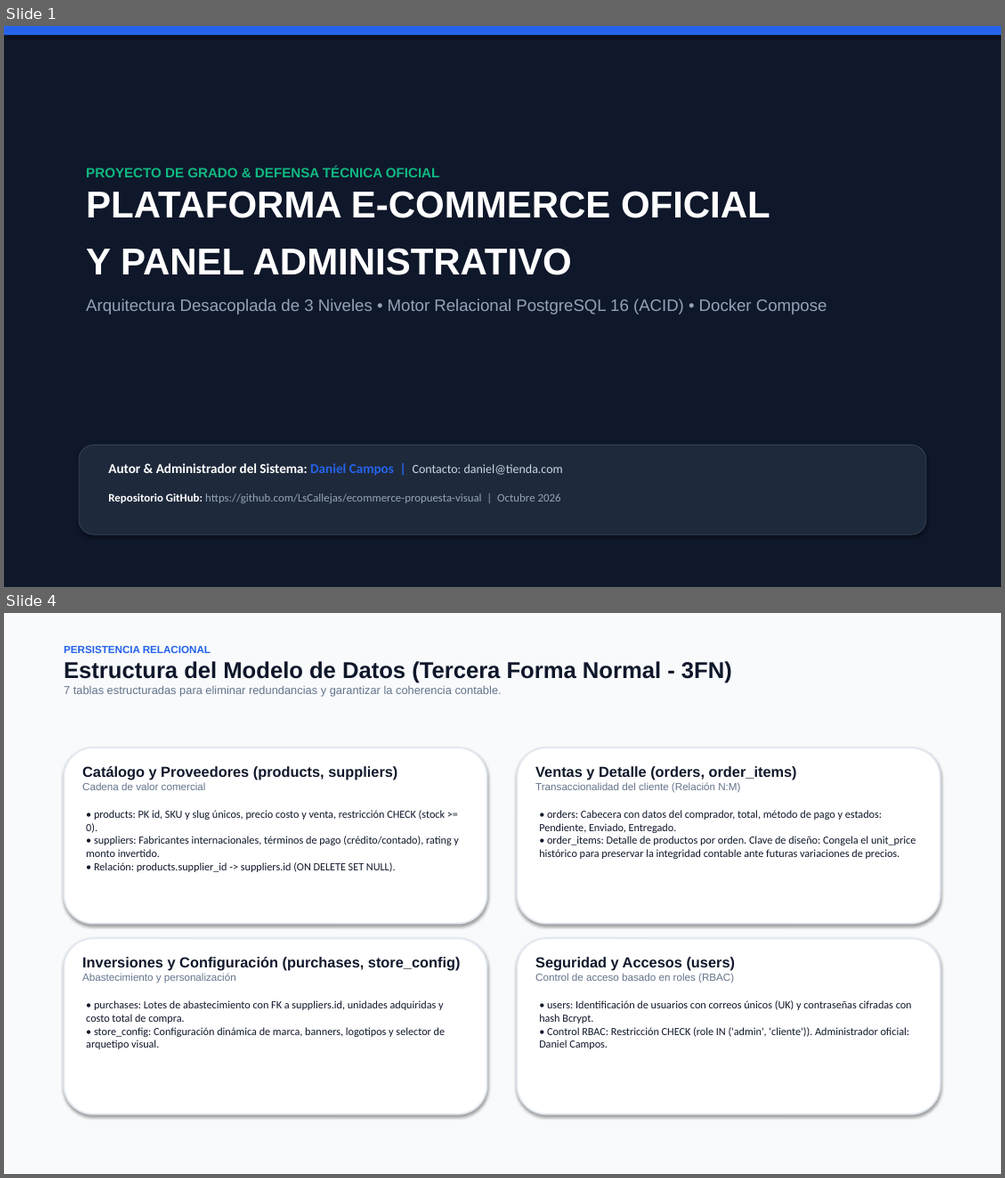
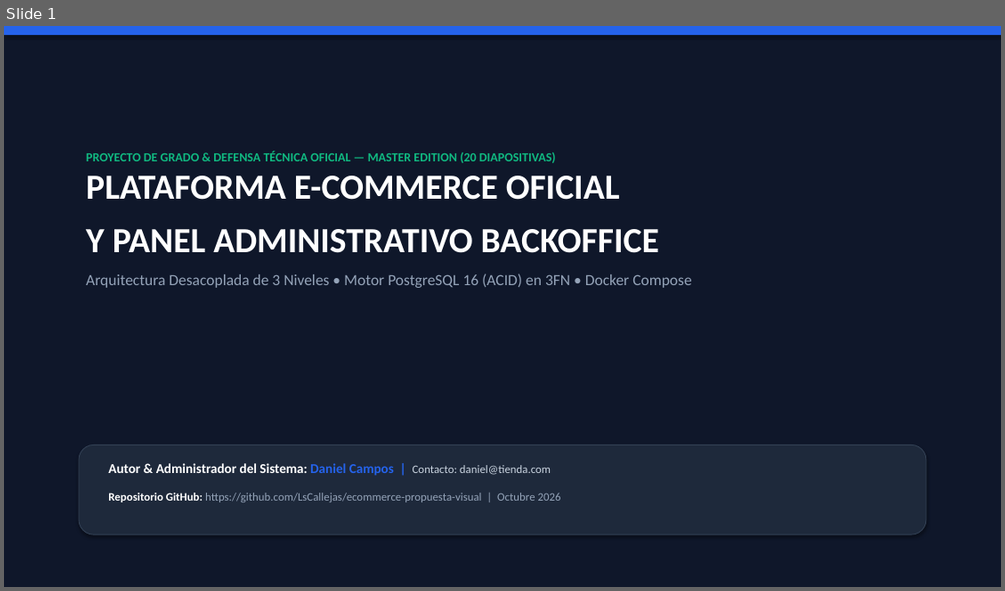
Before and after one commit to LsCallejas/ecommerce-propuesta-visual, a slide deck: docs/presentations/PRESENTACION_ECOMMERCE_Y_BASE_DE_DATOS_DANIEL_CAMPOS.pptx. Shown one above the other, each under a label of ours: slides 1 and 4 before the commit, slide 1 after it; the slides between them are not shown. The pictures are 1005x1178 and 1005x591 pixels, drawn with LibreOffice and Linux fonts; fonts in the diff are those of the drawing. Boxes give left, top, right and bottom in pixels: in the first picture for what was removed or moved away, otherwise in the second. Text is boxed around its words. In the diff, an @@ line names an element or a change of style, - is before the commit and + after.

Commit message:
feat(presentation): expand master deck to 20 comprehensive slides with in-depth architecture, code, DB, and sequence diagrams

```diff
--- a/docs/presentations/PRESENTACION_ECOMMERCE_Y_BASE_DE_DATOS_DANIEL_CAMPOS.pptx
+++ b/docs/presentations/PRESENTACION_ECOMMERCE_Y_BASE_DE_DATOS_DANIEL_CAMPOS.pptx
@@ slide 4 removed at [4,613,1001,1174], background #F8FAFC @@
@@ text removed at [64,646,732,697] @@
-PERSISTENCIA RELACIONAL
-Estructura del Modelo de Datos (Tercera Forma Normal - 3FN)
-7 tablas estructuradas para eliminar redundancias y garantizar la coherencia contable.
@@ rounded rectangle removed at [64,747,487,924] @@
@@ text removed at [82,766,397,790] @@
-Catálogo y Proveedores (products, suppliers)
-Cadena de valor comercial
@@ rounded rectangle removed at [517,747,940,924] @@
@@ text removed at [535,766,797,793] @@
-Ventas y Detalle (orders, order_items)
-Transaccionalidad del cliente (Relación N:M)
@@ text removed at [86,810,459,872] @@
-• products: PK id, SKU y slug únicos, precio costo y venta, restricción CHECK (stock >= 0).
-• suppliers: Fabricantes internacionales, términos de pago (crédito/contado), rating y monto invertido.
-• Relación: products.supplier_id -> suppliers.id (ON DELETE SET NULL).
@@ text removed at [539,810,915,859] @@
-• orders: Cabecera con datos del comprador, total, método de pago y estados: Pendiente, Enviado, Entregado.
-• order_items: Detalle de productos por orden. Clave de diseño: Congela el unit_price histórico para preservar la integridad contable ante futuras variaciones de precios.
@@ rounded rectangle removed at [64,938,487,1114] @@
@@ text removed at [82,957,461,983] @@
-Inversiones y Configuración (purchases, store_config)
-Abastecimiento y personalización
@@ rounded rectangle removed at [517,938,940,1114] @@
@@ text removed at [535,957,736,983] @@
-Seguridad y Accesos (users)
-Control de acceso basado en roles (RBAC)
@@ text removed at [86,1000,445,1049] @@
-• purchases: Lotes de abastecimiento con FK a suppliers.id, unidades adquiridas y costo total de compra.
-• store_config: Configuración dinámica de marca, banners, logotipos y selector de arquetipo visual.
@@ text removed at [539,1000,912,1049] @@
-• users: Identificación de usuarios con correos únicos (UK) y contraseñas cifradas con hash Bcrypt.
-• Control RBAC: Restricción CHECK (role IN ('admin', 'cliente')). Administrador oficial: Daniel Campos.
@@ slide 1 changed as well @@
@@ text at [86,151,691,288]: text changed; size 16 to 15 pt; font Arial to Calibri @@
-PROYECTO DE GRADO & DEFENSA TÉCNICA OFICIAL
-PLATAFORMA E-COMMERCE OFICIAL
-Y PANEL ADMINISTRATIVO
-Arquitectura Desacoplada de 3 Niveles • Motor Relacional PostgreSQL 16 (ACID) • Docker Compose
+PROYECTO DE GRADO & DEFENSA TÉCNICA OFICIAL — MASTER EDITION (20 DIAPOSITIVAS)
+PLATAFORMA E-COMMERCE OFICIAL
+Y PANEL ADMINISTRATIVO BACKOFFICE
+Arquitectura Desacoplada de 3 Niveles • Motor PostgreSQL 16 (ACID) en 3FN • Docker Compose
@@ text at [108,463,550,475]: size 12 to 11 pt in "Contacto: daniel@tienda.com" @@
```
Also in this commit, not shown: 5 other slides changed, 14 slides added, 2 other slides removed, 2 other files.
